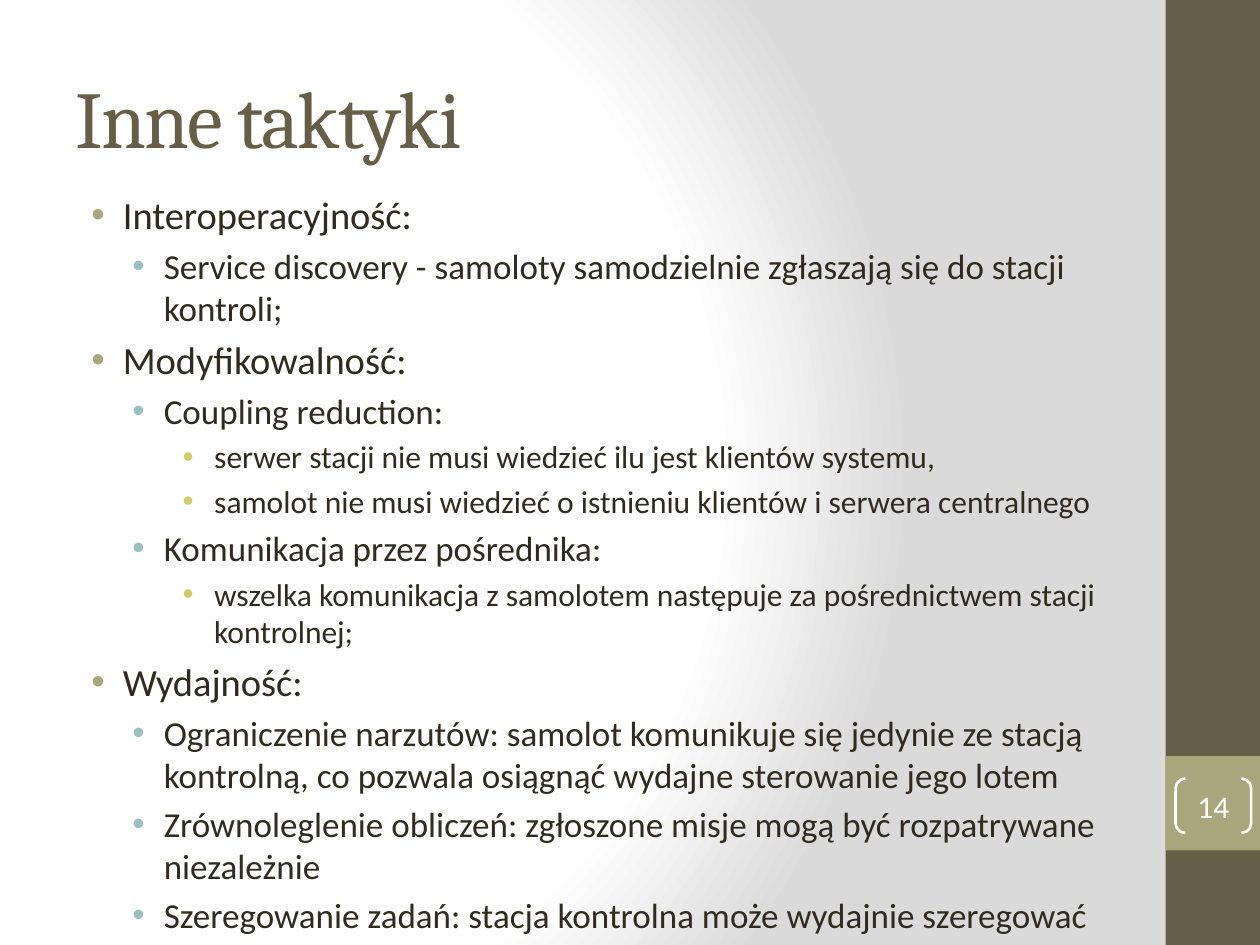
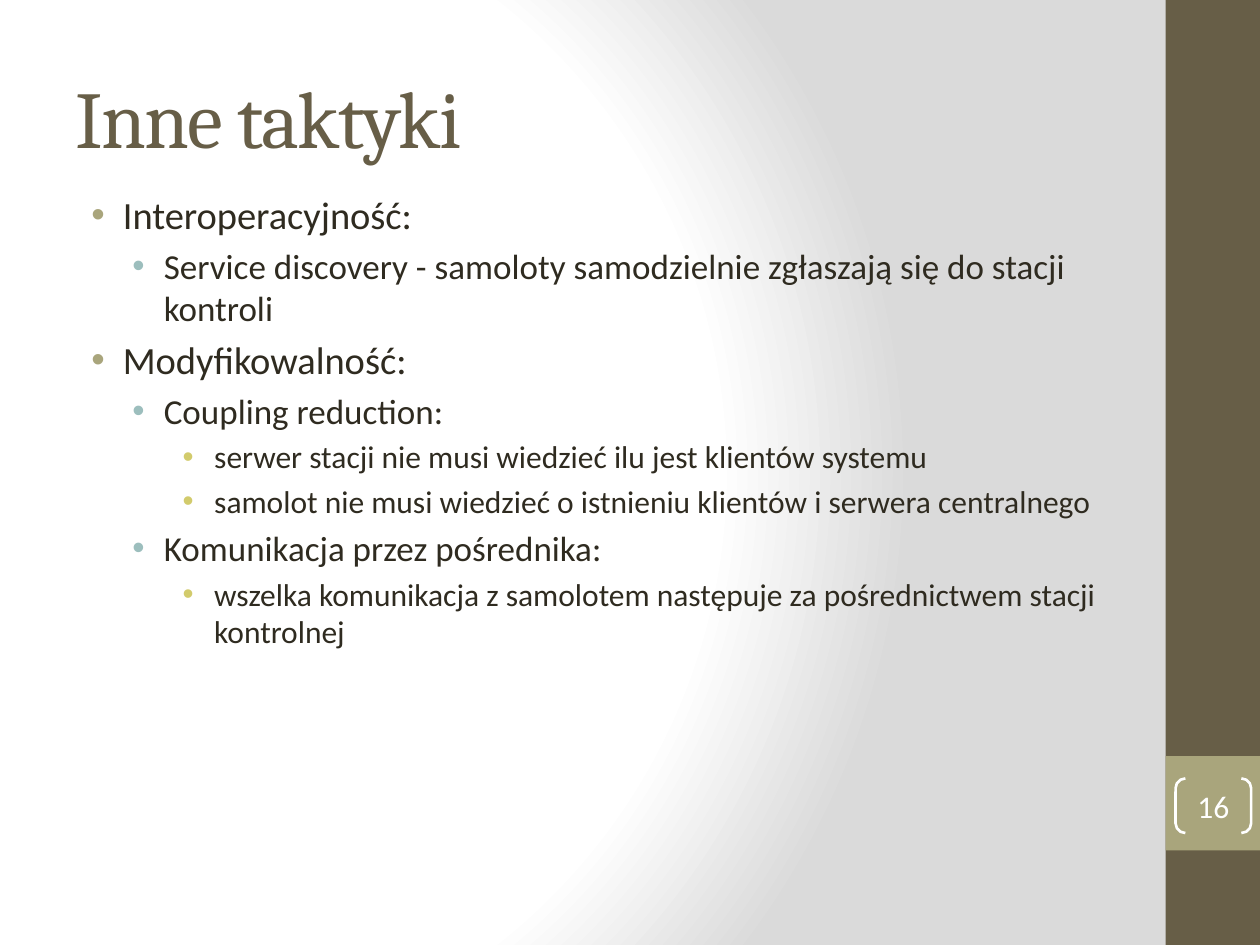
Before and after one commit to manisero/SemesterX, a slide deck: slide 16 of AIS/projekt/etap1/etap1.pptx (slide 14 before the commit). Drawn at 1260x945 pixels with LibreOffice and Linux fonts; fonts in the diff are those of the drawing. Boxes give left, top, right and bottom in pixels: in the first picture for what was removed or moved away, otherwise in the second. Text is boxed around its words. In the diff, an @@ line names an element or a change of style, - is before the commit and + after.

```diff
--- a/AIS/projekt/etap1/etap1.pptx
+++ b/AIS/projekt/etap1/etap1.pptx
@@ text at bbox=[164, 254, 1065, 322]: text changed @@
-  • Service discovery - samoloty samodzielnie zgłaszają się do stacji kontroli;
+  • Service discovery - samoloty samodzielnie zgłaszają się do stacji kontroli
@@ text at bbox=[214, 446, 927, 474]: text changed @@
-    • serwer stacji nie musi wiedzieć ilu jest klientów systemu,
+    • serwer stacji nie musi wiedzieć ilu jest klientów systemu
@@ text at bbox=[214, 584, 1095, 649]: text changed; size 20 to 18 pt @@
-    • wszelka komunikacja z samolotem następuje za pośrednictwem stacji kontrolnej;
-• Wydajność:
-  • Ograniczenie narzutów: samolot komunikuje się jedynie ze stacją kontrolną, co pozwala osiągnąć wydajne sterowanie jego lotem
-  • Zrównoleglenie obliczeń: zgłoszone misje mogą być rozpatrywane niezależnie
-  • Szeregowanie zadań: stacja kontrolna może wydajnie szeregować i przydzielać zlecone misje
+    • wszelka komunikacja z samolotem następuje za pośrednictwem stacji kontrolnej
@@ page number at bbox=[1197, 797, 1229, 818]: text changed @@
-14
+16
```
Also in this commit, not shown: 5 other slides changed, 2 slides added, 1 other file.
